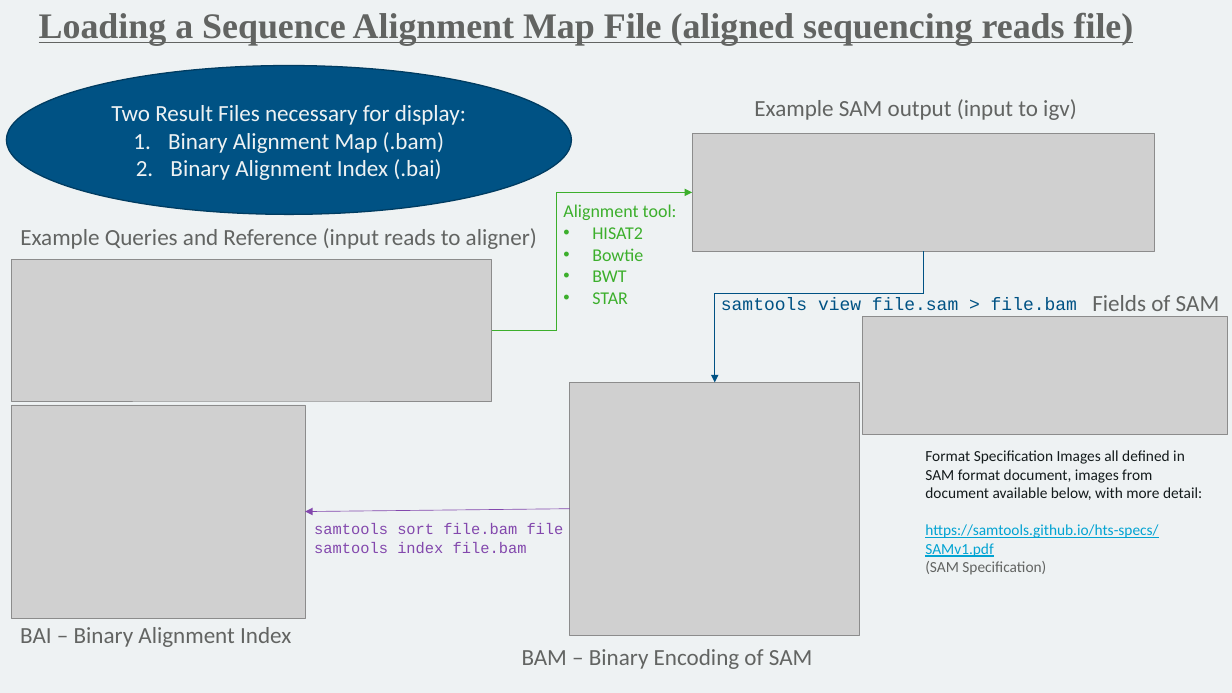
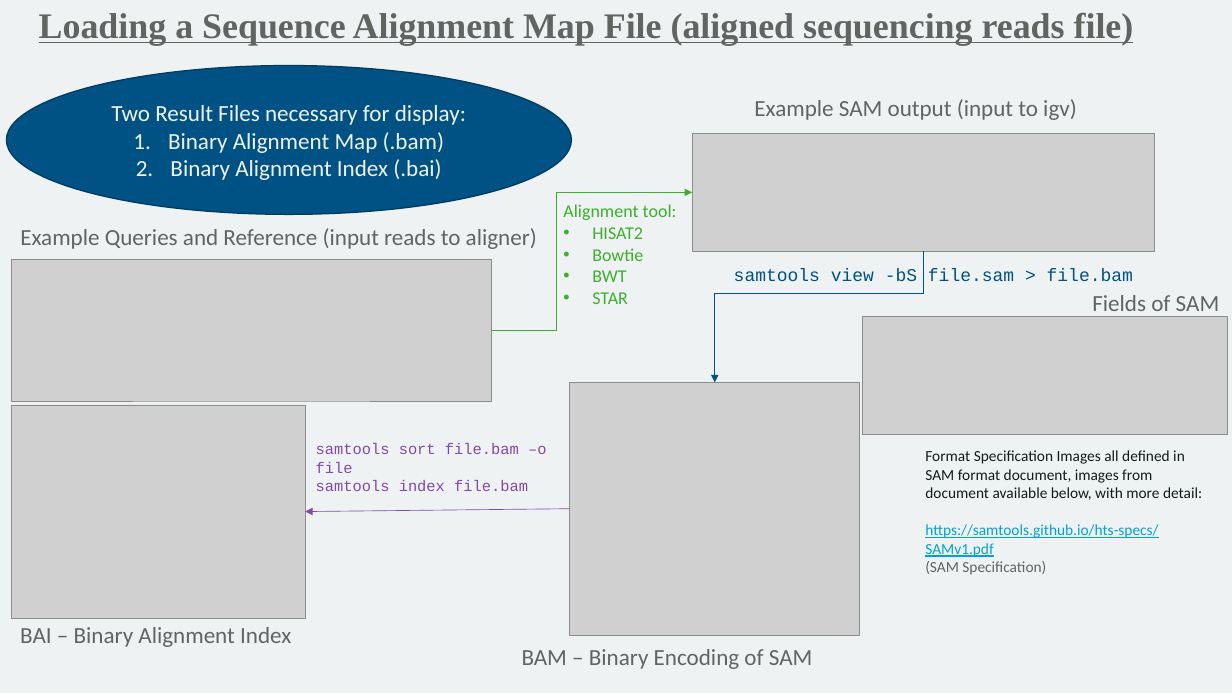
Before and after one commit to mathornton01/2022_UTSW_Lyda_Hill_Department_Introduction_To_NGS_Analysis_Nanocourse, a slide deck: slide 8 of Slides/IntroductionToNGSAnalysis_DayII_MT.pptx. Drawn at 1232x693 pixels with LibreOffice and Linux fonts; fonts in the diff are those of the drawing; grey boxes stand for pictures; background and template pictures are left out. Boxes give left, top, right and bottom in pixels: in the first picture for what was removed or moved away, otherwise in the second. Text is boxed around its words. In the diff, an @@ line names an element or a change of style, - is before the commit and + after.

```diff
--- a/Slides/IntroductionToNGSAnalysis_DayII_MT.pptx
+++ b/Slides/IntroductionToNGSAnalysis_DayII_MT.pptx
@@ text at (x1=734, y1=269, x2=1133, y2=281): text changed @@
-samtools view file.sam > file.bam
+samtools view -bS file.sam > file.bam
@@ text "samtools sort file.bam –o file" moved from (x1=314, y1=523, x2=564, y2=553) to (x1=316, y1=443, x2=546, y2=491) @@
@@ text at (x1=316, y1=443, x2=546, y2=473): text changed @@
-samtools sort file.bam file
+samtools sort file.bam –o file
```
Also in this commit, not shown: 7 other slides changed, 24 slides added, 1 slide removed, 5 other files.
